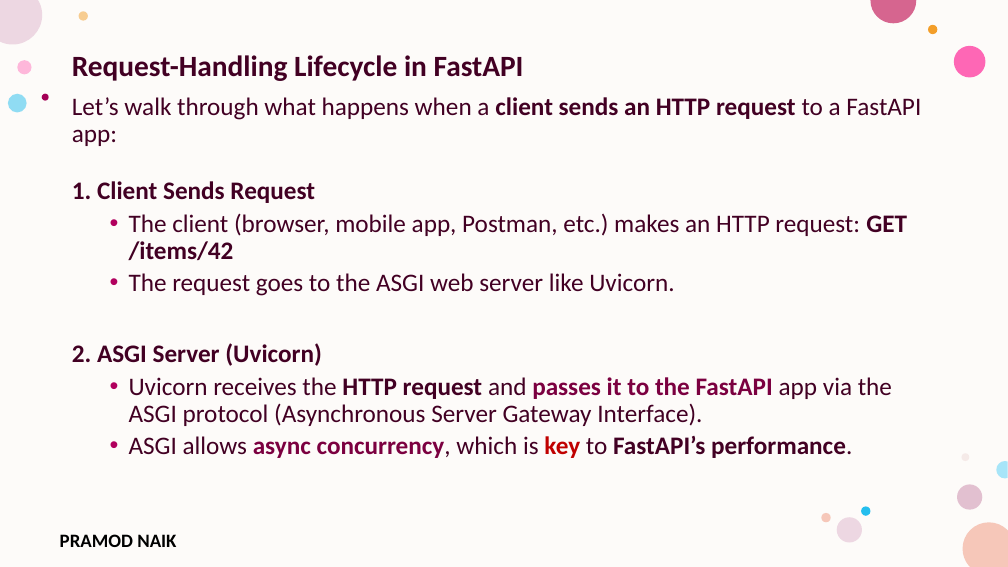
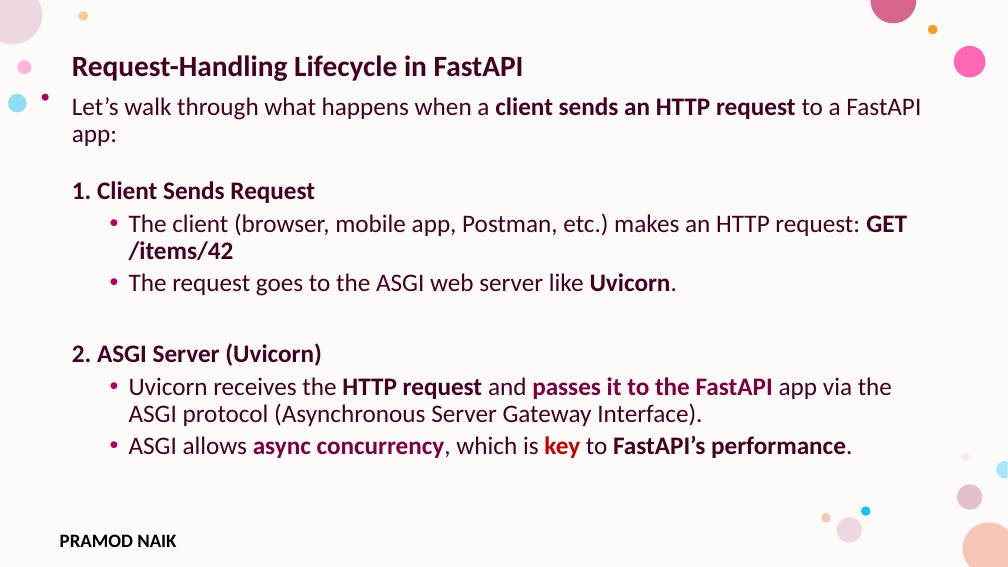
Before and after one commit to PRAMODNAIK-DEV/Backend-Dev-using-Python-FastAPI, a slide deck: slide 27 of FastAPI/Introduction to FastAPI.pptx. Drawn at 1008x567 pixels with LibreOffice and Linux fonts; fonts in the diff are those of the drawing; background and template pictures are left out. Boxes give left, top, right and bottom in pixels: in the first picture for what was removed or moved away, otherwise in the second. Text is boxed around its words. In the diff, an @@ line names an element or a change of style, - is before the commit and + after.

```diff
--- a/FastAPI/Introduction to FastAPI.pptx
+++ b/FastAPI/Introduction to FastAPI.pptx
@@ text at (129, 273, 677, 296): bold on in "Uvicorn." @@
```
Also in this commit, not shown: 6 other slides changed, 16 slides removed, 1 other file.
